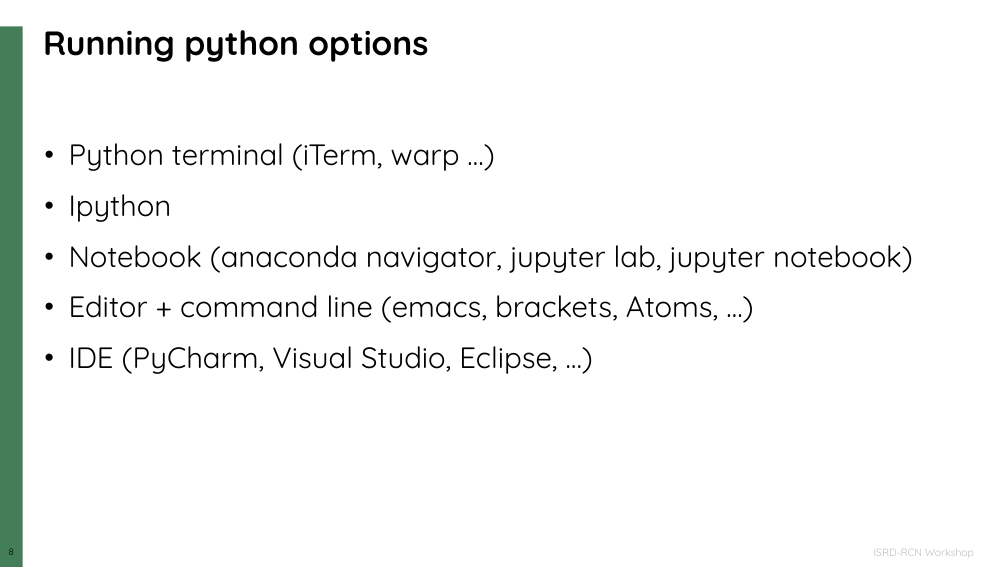
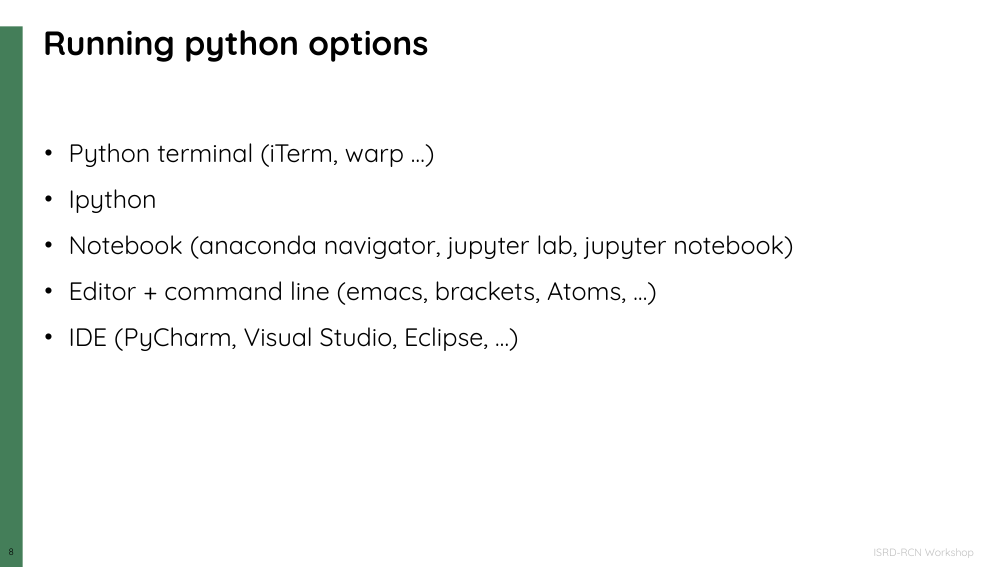
Before and after one commit to neutrons/ns-computation-tutorial, a slide deck: slide 8 of lectures/NXS_2025_environment_and_running_python_options.pptx. Drawn at 1008x567 pixels with LibreOffice and Linux fonts; fonts in the diff are those of the drawing; background and template pictures are left out. Boxes give left, top, right and bottom in pixels: in the first picture for what was removed or moved away, otherwise in the second. Text is boxed around its words. In the diff, an @@ line names an element or a change of style, - is before the commit and + after.

```diff
--- a/lectures/NXS_2025_environment_and_running_python_options.pptx
+++ b/lectures/NXS_2025_environment_and_running_python_options.pptx
@@ text "Python terminal (iTerm, warp …)" at bbox=[69, 143, 793, 351]: size 28 to 24 pt @@
```
Also in this commit, not shown: 3 other slides changed, 2 slides added, 2 slides removed.
